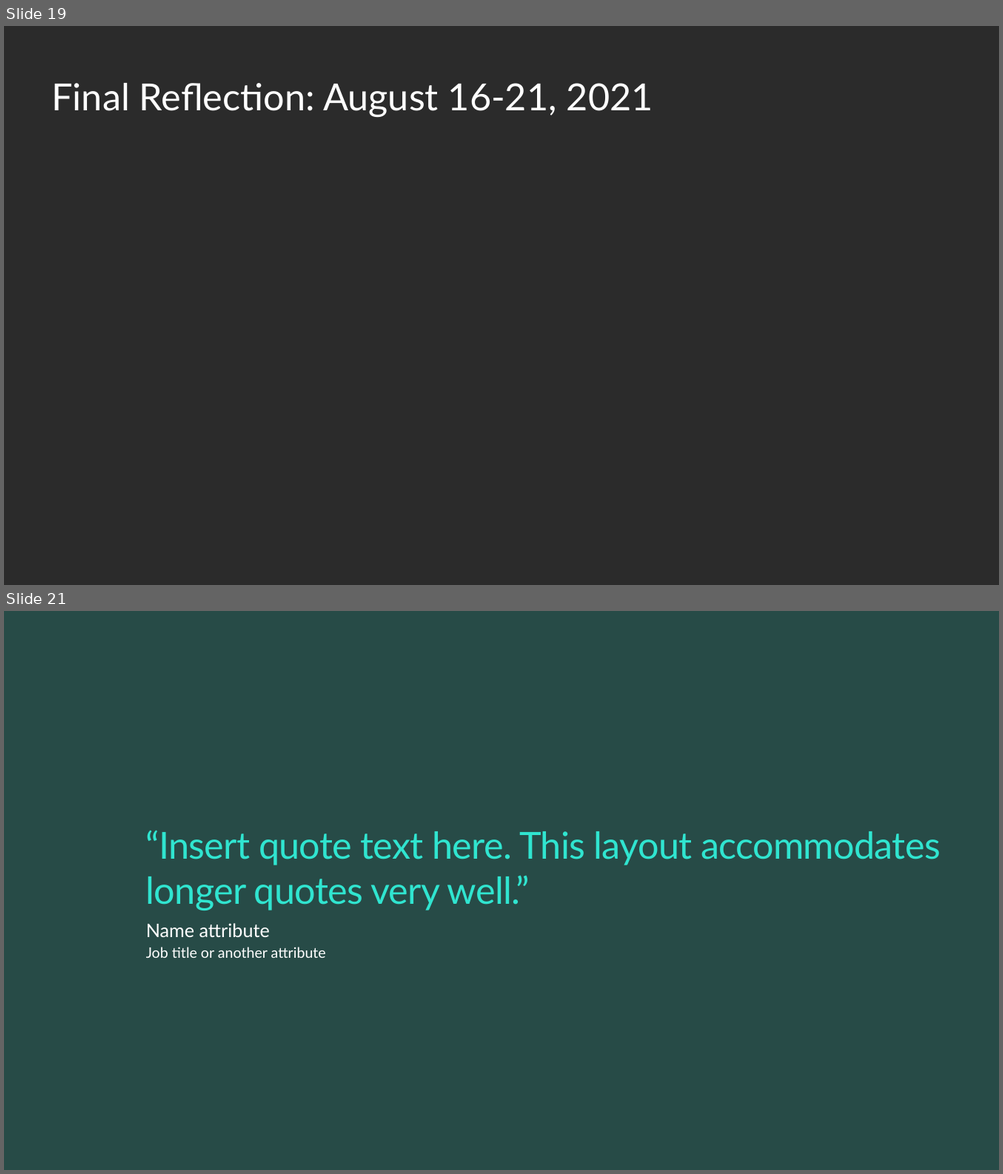
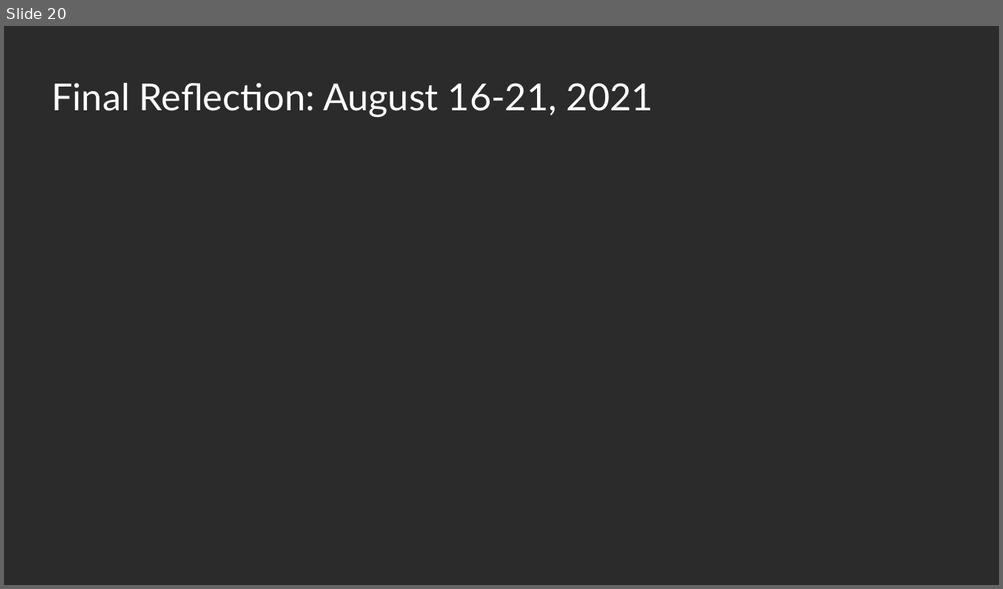
Before and after one commit to ewhinihan/dfw_mslibrary, a slide deck: DFW_MSLibraryArchives_WeeklyLearnings.pptx. Shown one above the other, each under a label of ours: slides 19 and 21 before the commit, slide 20 after it; the slides between them are not shown. The pictures are 1003x1174 and 1003x589 pixels, drawn with LibreOffice and Linux fonts; fonts in the diff are those of the drawing; background and template pictures are left out; a plain dark background stands for a picture behind light text. Boxes give left, top, right and bottom in pixels: in the first picture for what was removed or moved away, otherwise in the second. Text is boxed around its words. In the diff, an @@ line names an element or a change of style, - is before the commit and + after.

```diff
--- a/DFW_MSLibraryArchives_WeeklyLearnings.pptx
+++ b/DFW_MSLibraryArchives_WeeklyLearnings.pptx
@@ slide 21 removed at [4,611,999,1170], background #274B47 @@
@@ title removed at [146,830,940,911] @@
-“Insert quote text here. This layout accommodates longer quotes very well.”
@@ text removed at [146,923,270,937] @@
-Name attribute
@@ text removed at [146,947,326,958] @@
-Job title or another attribute
@@ what was slide 19 is now slide 20 @@
```
Also in this commit, not shown: 4 slides added, 18 other slides removed.
